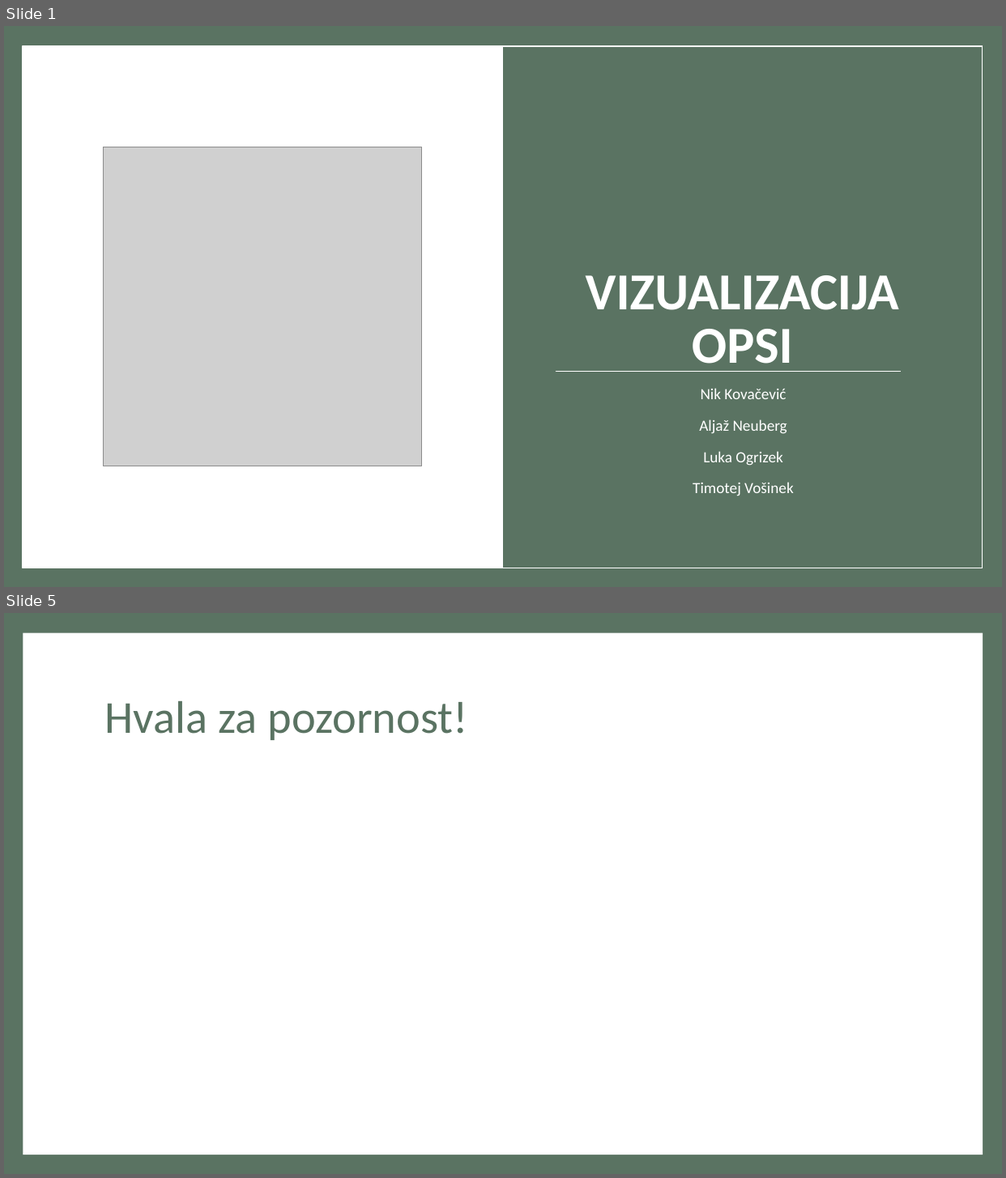
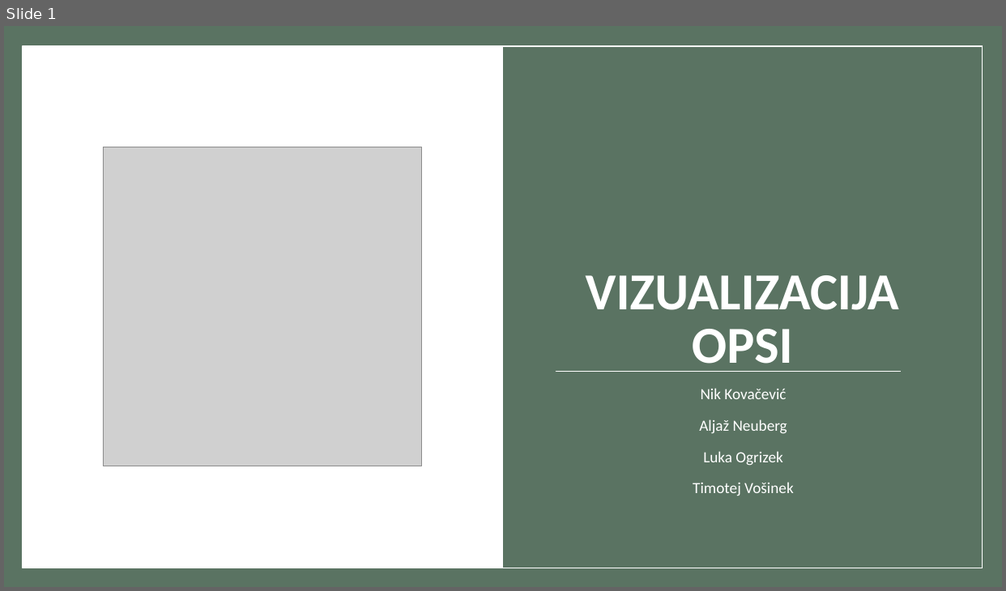
Before and after one commit to nikkovacevic/VizualizacijaOPSI-praktikum, a slide deck: _PROMOCIJA/Predstavitev/Vizualizacija OPSI.pptx. Shown one above the other, each under a label of ours: slides 1 and 5 before the commit, slide 1 after it; the slides between them are not shown. The pictures are 1006x1178 and 1006x591 pixels, drawn with LibreOffice and Linux fonts; fonts in the diff are those of the drawing; grey boxes stand for pictures. Boxes give left, top, right and bottom in pixels: in the first picture for what was removed or moved away, otherwise in the second. Text is boxed around its words. In the diff, an @@ line names an element or a change of style, - is before the commit and + after.

```diff
--- a/_PROMOCIJA/Predstavitev/Vizualizacija OPSI.pptx
+++ b/_PROMOCIJA/Predstavitev/Vizualizacija OPSI.pptx
@@ slide 5 removed at bbox=[4, 613, 1002, 1174], background #5A7362 @@
@@ rectangle removed at bbox=[23, 633, 982, 1155] @@
@@ title removed at bbox=[105, 701, 468, 740] @@
-Hvala za pozornost!
```
Also in this commit, not shown: 4 slides added, 3 other slides removed.
